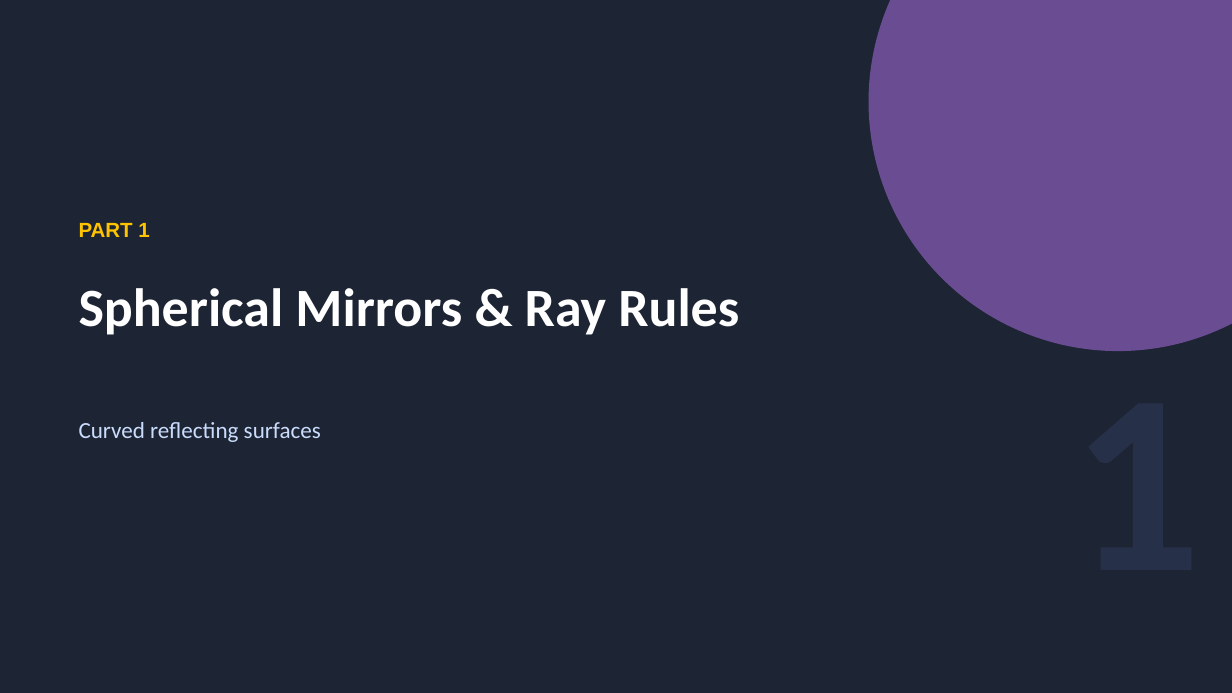
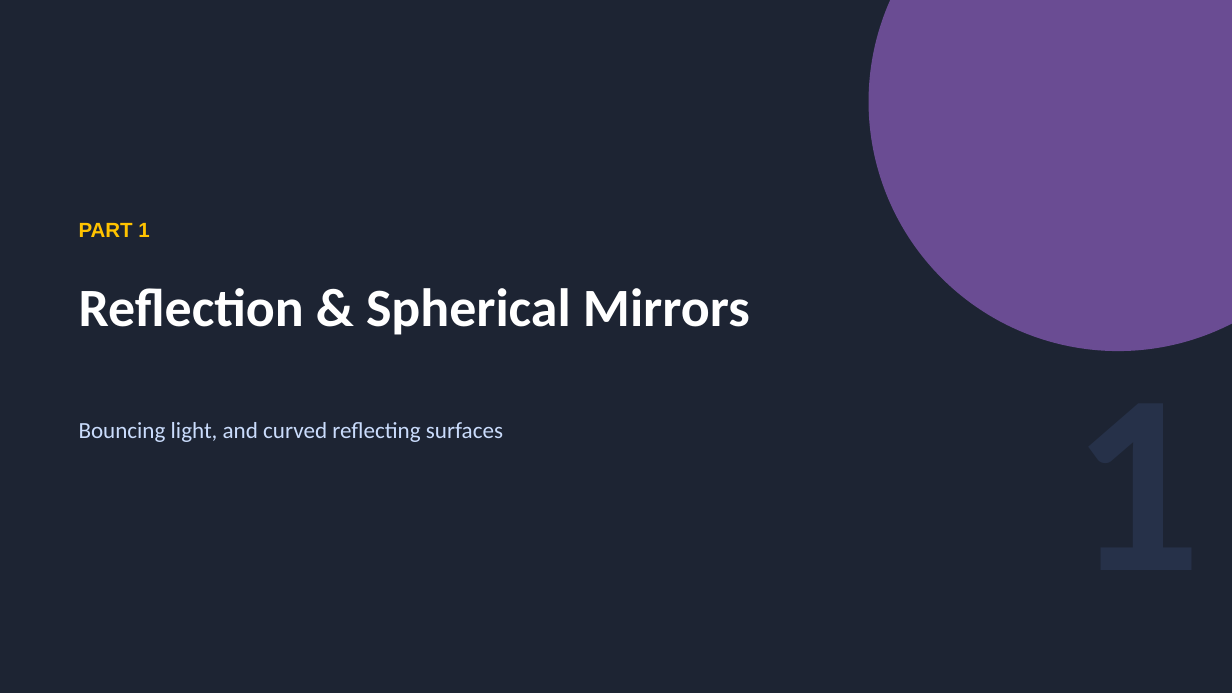
Before and after one commit to parmeshwars2911/MyFirstAR, a slide deck: slide 3 of ppt/Grade08/G8_S44_Light_Energy_2.pptx. Drawn at 1232x693 pixels with LibreOffice and Linux fonts; fonts in the diff are those of the drawing. Boxes give left, top, right and bottom in pixels: in the first picture for what was removed or moved away, otherwise in the second. Text is boxed around its words. In the diff, an @@ line names an element or a change of style, - is before the commit and + after.

```diff
--- a/ppt/Grade08/G8_S44_Light_Energy_2.pptx
+++ b/ppt/Grade08/G8_S44_Light_Energy_2.pptx
@@ text at bbox=[79, 288, 750, 335]: text changed @@
-Spherical Mirrors & Ray Rules
+Reflection & Spherical Mirrors
@@ text at bbox=[79, 422, 503, 442]: text changed @@
-Curved reflecting surfaces
+Bouncing light, and curved reflecting surfaces
```
Also in this commit, not shown: 2 slides added, 5 other files.
